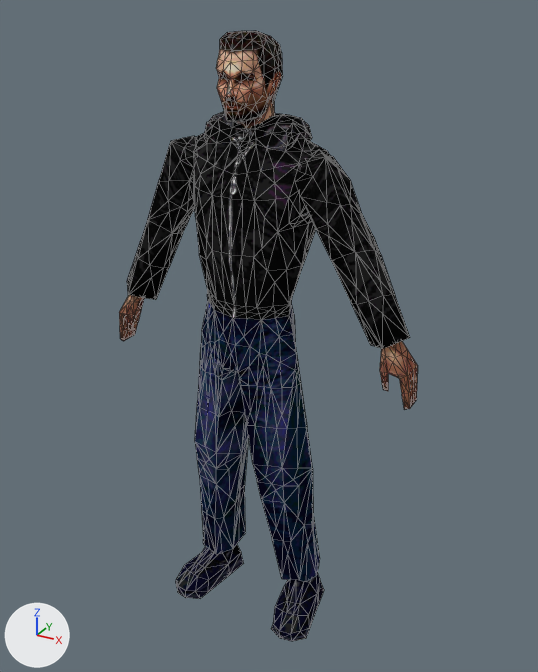
One commit to the Blender file ast/models/characters/man2.blend: the scene before it, then after it.
Rendered twice from a camera (50 mm lens) standing at (0.997, -1.726, 1.777) and looking at (0.039, 0.016, 0.907). Every picture has the same lights, and +X, +Y and +Z are marked at lower left. The picture after the commit comes second. Mesh edges are drawn as thin lines.

The older version as bpy lines, for what is in view:
```python
me_object_12_000_object_12_015 = bpy.data.meshes.new('Object_12.000_Object_12.015')
me_object_12_000_object_12_015.from_pydata(...)  # 1379 vertices, 2651 faces; spans x -0.47..0.49, y -0.17..0.12, z -0.02..1.73
me_object_12_000_object_12_015.materials.append(mat_material_002)  # picture img_psxman2_png
ob_man = bpy.data.objects.new('man', me_object_12_000_object_12_015)
ob_man.location = (0.0, 0.0, 0.0)
```
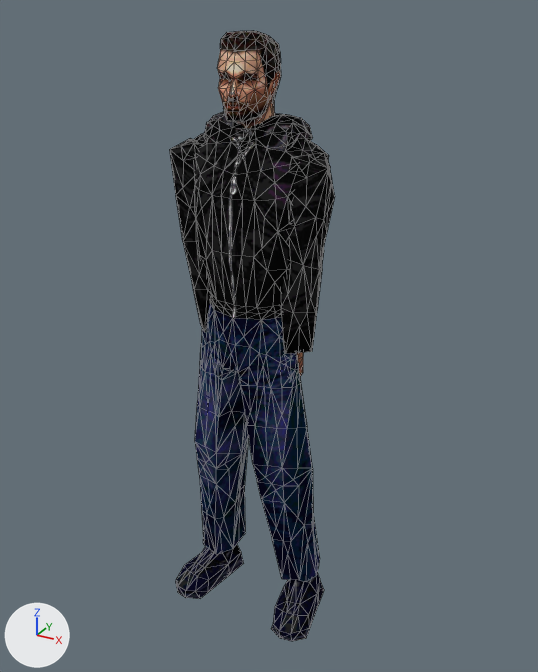
Changed parts and their boxes (x1, y1, x2, y2) in the pictures (538 x 672 px; the box of a moved part takes in the faces that stretch with it):
'man', reshaped (44% narrower): before (119, 30, 418, 641); after (169, 30, 335, 641)
part 1 of me_object_12_000_object_12_015, moved or reshaped (not visible afterwards): before (119, 295, 144, 341)
part 2 of me_object_12_000_object_12_015, moved or reshaped (mostly hidden afterwards): before (380, 341, 418, 410); after (297, 353, 303, 376)
part 3 of me_object_12_000_object_12_015, moved or reshaped: before (127, 32, 410, 349); after (169, 32, 335, 354)

What changed in the scene script:
```text
Change me_object_12_000_object_12_015:
    used by ob_man; location = (0.0, 0.0, 0.0)
    remove me_object_12_000_object_12_015.from_pydata(...)  # 1379 vertices, 2651 faces; spans x -0.47..0.49, y -0.17..0.12, z -0.02..1.73
    add me_object_12_000_object_12_015.from_pydata(...)  # 1379 vertices, 2651 faces; spans x -0.24..0.25, y -0.17..0.12, z -0.02..1.73
    me_object_12_000_object_12_015 part 1: the loose piece of 95 vertices spanning x -0.47..-0.37, y -0.07..0.03, z 0.81..1.01 is multiplied about its middle by the matrix ((0.823, -0.007, -0.555), (0.061, 0.988, 0.077), (0.552, -0.097, 0.82)), then moved by (0.32, -0.01, -0.05)
    me_object_12_000_object_12_015 part 2: the loose piece of 95 vertices spanning x 0.39..0.49, y -0.07..0.03, z 0.81..1.01 is multiplied about its middle by the matrix ((0.829, 0.006, 0.559), (-0.06, 0.995, 0.079), (-0.556, -0.099, 0.825)), then moved by (-0.32, -0.01, -0.06)
    me_object_12_000_object_12_015 part 3: 365 of 1379 vertices moved; they spanned x -0.45..0.47, y -0.13..0.09, z 0.96..1.72 and now span x -0.24..0.24, y -0.12..0.09, z 0.9..1.72; mean shift (0.0, -0.01, -0.02); largest move (0.47, -0.01, 1.0) -> (0.19, -0.02, 0.9)
```
